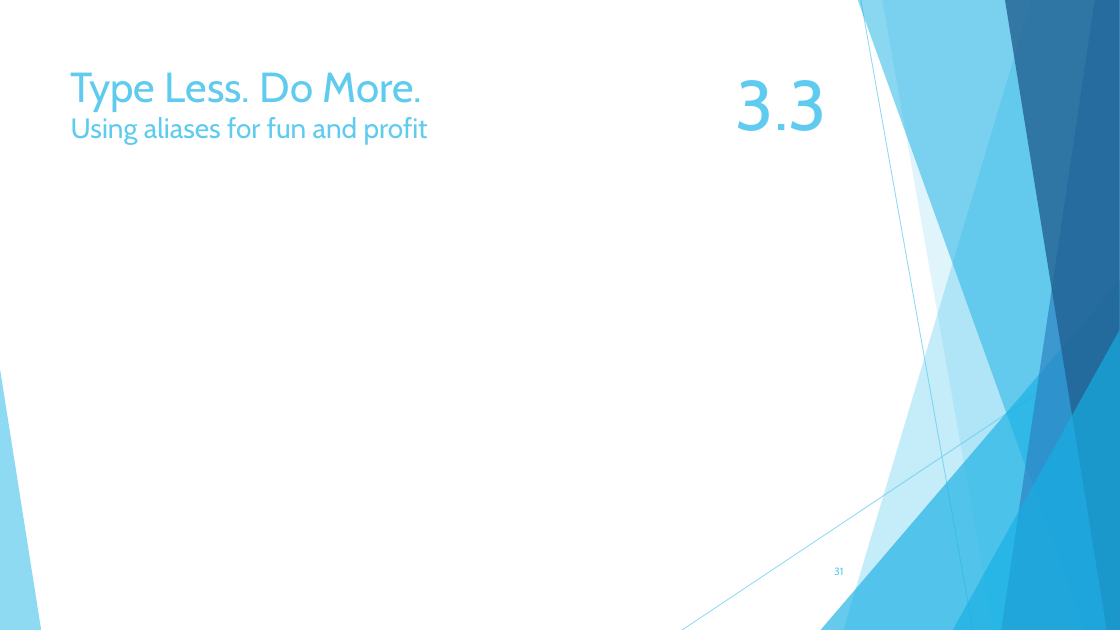
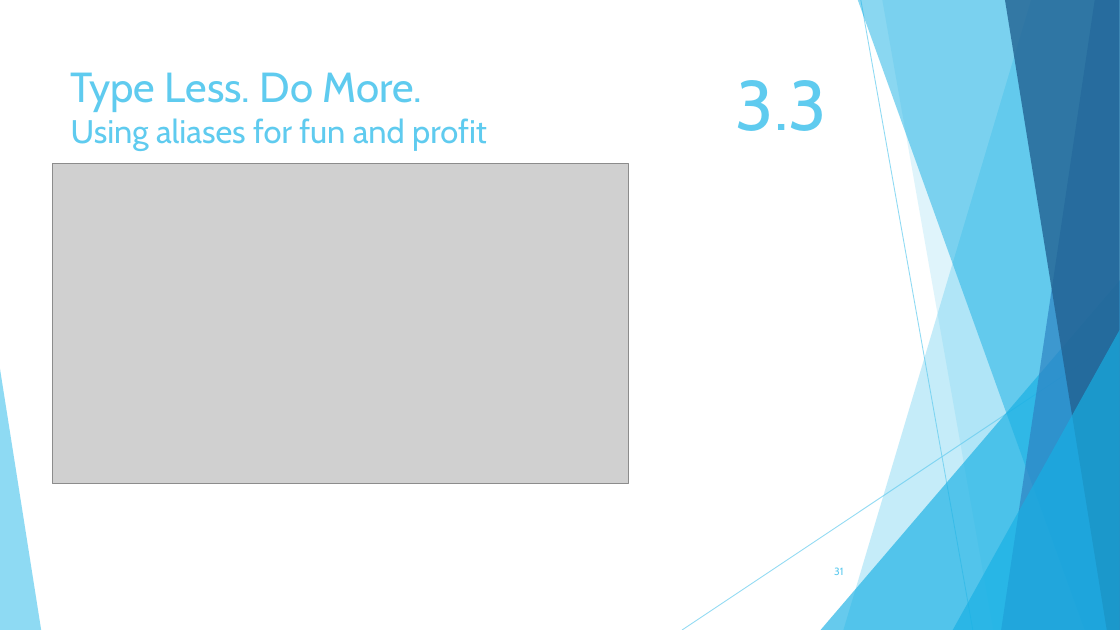
Before and after one commit to TechplexEngineer/GitCheatSheet, a slide deck: slide 31 of ppt/Getting started with GIT.pptx. Drawn at 1120x630 pixels with LibreOffice and Linux fonts; fonts in the diff are those of the drawing; grey boxes stand for pictures. Boxes give left, top, right and bottom in pixels: in the first picture for what was removed or moved away, otherwise in the second. Text is boxed around its words. In the diff, an @@ line names an element or a change of style, - is before the commit and + after.

```diff
--- a/ppt/Getting started with GIT.pptx
+++ b/ppt/Getting started with GIT.pptx
@@ title "Type Less. Do More. Using ..." at [71, 72, 487, 151]: size 24 to 28 pt in "Using aliases for fun and profit" @@
@@ picture added at [52, 164, 628, 484] @@
```
Also in this commit, not shown: 20 other slides changed, 4 slides added, 3 other files.
